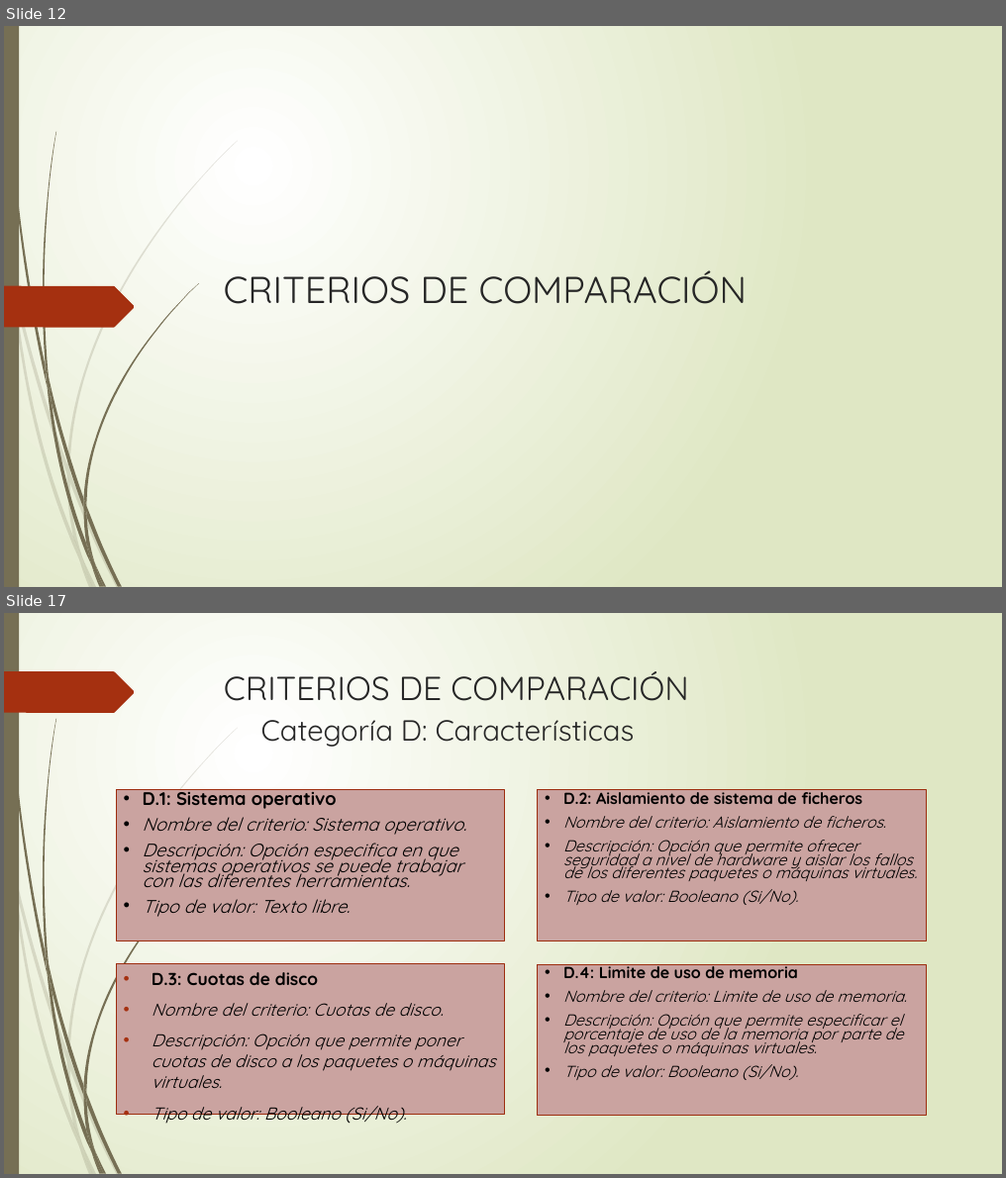
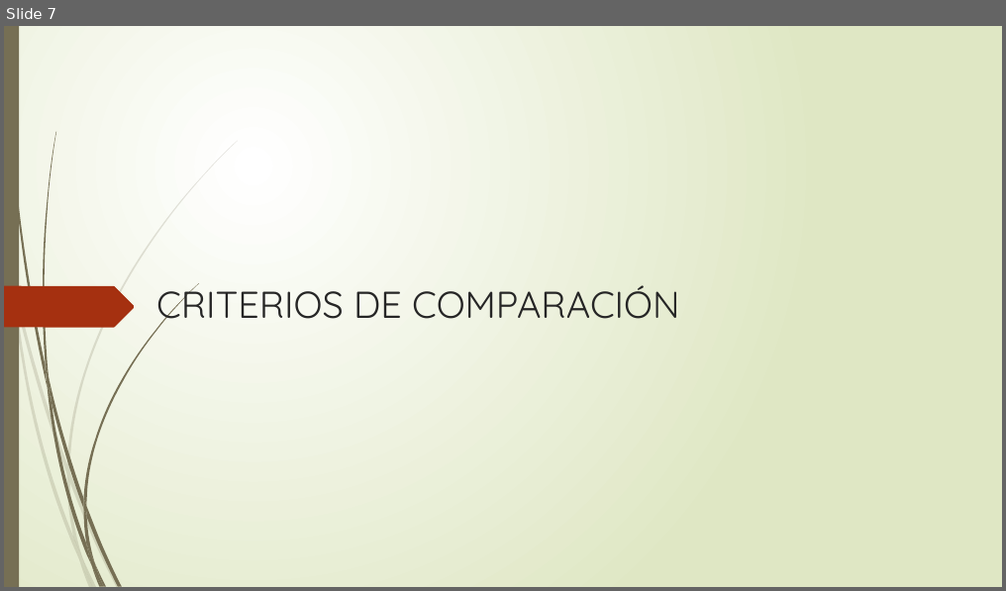
Before and after one commit to DiegoUAH/TG3, a slide deck: TG3_final.pptx. Shown one above the other, each under a label of ours: slides 12 and 17 before the commit, slide 7 after it; the slides between them are not shown. The pictures are 1006x1178 and 1006x591 pixels, drawn with LibreOffice and Linux fonts; fonts in the diff are those of the drawing. Boxes give left, top, right and bottom in pixels: in the first picture for what was removed or moved away, otherwise in the second. Text is boxed around its words. In the diff, an @@ line names an element or a change of style, - is before the commit and + after.

```diff
--- a/TG3_final.pptx
+++ b/TG3_final.pptx
@@ slide 17 removed at (x1=4, y1=613, x2=1002, y2=1174), background gradient #FFFFFF to #DFE8C4; not listed: 23 template elements that a slide beside it also shows @@
@@ freeform shape removed at (x1=4, y1=671, x2=135, y2=713) @@
@@ title removed at (x1=224, y1=671, x2=689, y2=747) @@
-CRITERIOS DE COMPARACIÓN
-Categoría D: Características
@@ rectangle removed at (x1=116, y1=790, x2=505, y2=941) @@
-• D.1: Sistema operativo
-• Nombre del criterio: Sistema operativo.
-• Descripción: Opción especifica en que sistemas operativos se puede trabajar con las diferentes herramientas.
-• Tipo de valor: Texto libre.
@@ rectangle removed at (x1=537, y1=790, x2=926, y2=941) @@
-• D.2: Aislamiento de sistema de ficheros
-• Nombre del criterio: Aislamiento de ficheros.
-• Descripción: Opción que permite ofrecer seguridad a nivel de hardware y aislar los fallos de los diferentes paquetes o máquinas virtuales.
-• Tipo de valor: Booleano (Si/No).
@@ text removed at (x1=116, y1=964, x2=505, y2=1115) @@
-• D.3: Cuotas de disco
-• Nombre del criterio: Cuotas de disco.
-• Descripción: Opción que permite poner cuotas de disco a los paquetes o máquinas virtuales.
-• Tipo de valor: Booleano (Si/No).
@@ rectangle removed at (x1=537, y1=964, x2=926, y2=1115) @@
-• D.4: Limite de uso de memoria
-• Nombre del criterio: Limite de uso de memoria.
-• Descripción: Opción que permite especificar el porcentaje de uso de la memoria por parte de los paquetes o máquinas virtuales.
-• Tipo de valor: Booleano (Si/No).
@@ what was slide 12 is now slide 7 @@
@@ slide 7 changed as well @@
@@ text "CRITERIOS DE COMPARACIÓN" rewrapped from (x1=224, y1=271, x2=747, y2=304) to (x1=156, y1=283, x2=680, y2=328) @@
```
Also in this commit, not shown: 5 other slides changed, 18 slides added, 29 other slides removed.
